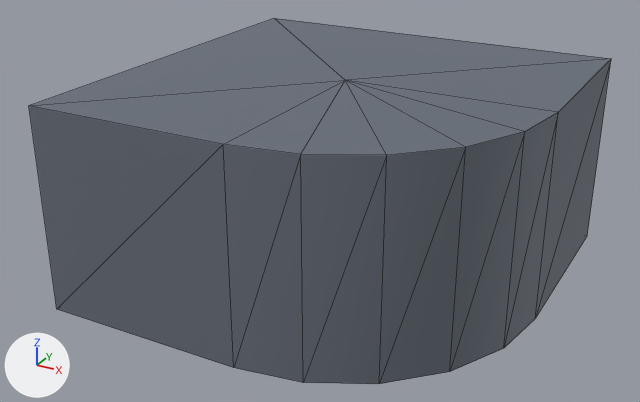
Two versions of the glTF model design/assets/ext_curb_corner/ext_curb_corner_01.glb, one commit apart.
One viewpoint serves both versions: a 50 mm lens placed at (0.275, -0.538, 0.322), pointed at (-0.011, -0.016, 0.061). The lights are fixed; the arrows at lower left show +X, +Y and +Z. The first picture is the older version. Mesh edges are drawn as thin lines.

The first picture shows 'Curb'.
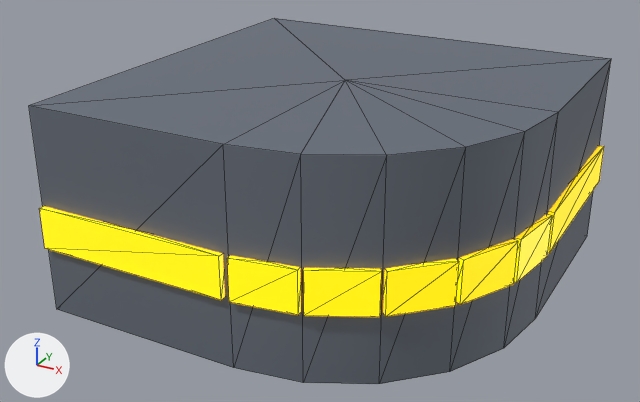
The newer file is also turned or shifted as a whole; pictures and numbers use the older file's frame.

Diff of the bpy script that builds the scene:
```diff
--- a/design/assets/ext_curb_corner/ext_curb_corner_01.glb.py
+++ b/design/assets/ext_curb_corner/ext_curb_corner_01.glb.py
@@ mat_a7_amber @@
+mat_a7_amber = principled_material('A7_Amber')
+mat_a7_amber.base_color = (1.0, 0.584, 0.0)  # yellow #ffc900
+mat_a7_amber.roughness = 0.4
+mat_a7_amber.emission_color = (1.0, 0.584, 0.0)  # yellow #ffc900
+mat_a7_amber.emission_strength = 1.0
@@ me_reflector_ends @@
+me_reflector_ends.from_pydata(...)  # 20 vertices, 32 faces; spans x -0.151..0.152, y -0.152..0.151, z 0.05..0.08
+me_reflector_ends.materials.append(mat_a7_amber)  # yellow #ffc900, glowing yellow #ffc900
@@ me_reflector_strip @@
+me_reflector_strip.from_pydata(...)  # 50 vertices, 80 faces; spans x -0.002..0.152, y -0.152..0.002, z 0.05..0.08
+me_reflector_strip.materials.append(mat_a7_amber)  # yellow #ffc900, glowing yellow #ffc900
@@ ob_reflector_ends @@
+ob_reflector_ends = bpy.data.objects.new('Reflector_Ends', me_reflector_ends)
+ob_reflector_ends.location = (0.002, -0.002, 0.0)
@@ ob_reflector_strip @@
+ob_reflector_strip = bpy.data.objects.new('Reflector_Strip', me_reflector_strip)
+ob_reflector_strip.location = (0.002, -0.002, 0.0)
```

Changed parts and their boxes (x1, y1, x2, y2) in the pictures (640 x 402 px):
'Reflector_Strip', added (yellow)
    after: (227, 214, 552, 317)
'Reflector_Ends', added
    after: (39, 146, 604, 300)
